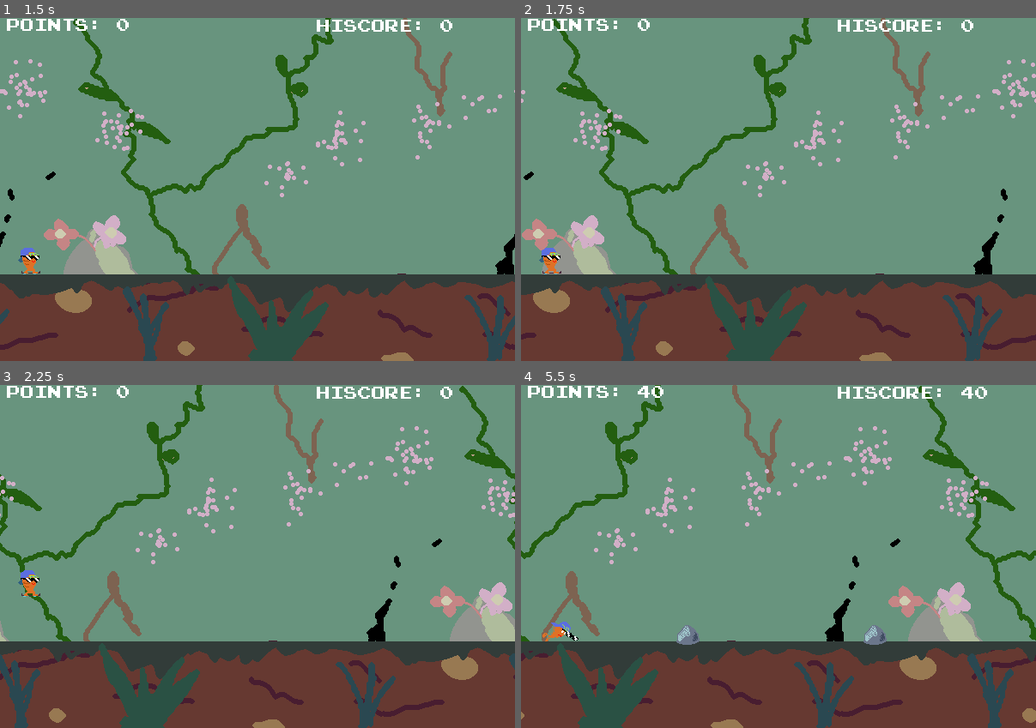
Above: before the commit, frames 1-4 (two rows, left to right).
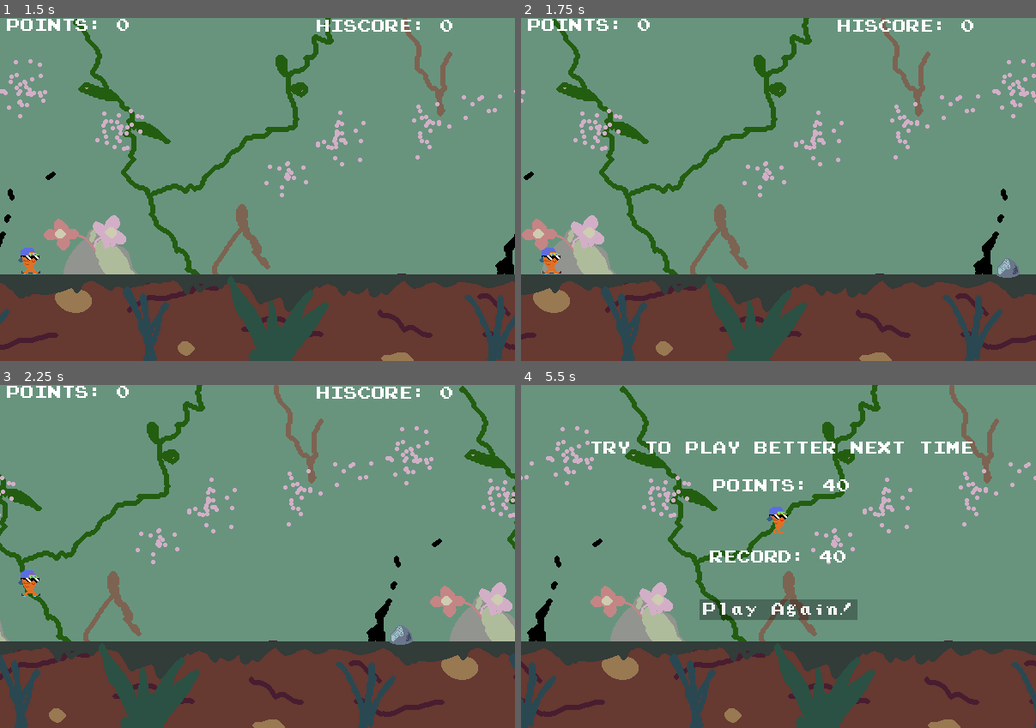
Above: after the commit, the same moments.

Repository: Hackerspace-IFUSP/GGJ2023
Game: Godot game, scene res://Scenes/Title_screen.tscn
Two runs of this game, one before a commit and one after it. Both use one fixed random seed, a clock stepped at 60 frames per second and the inputs below.
Inputs:
- Up to frame 1 (1.5 s): click "Play!" at 0.5 s; click "Play!" at 1.25 s
- Up to frame 2 (1.75 s): no input
- Up to frame 3 (2.25 s): hold Up (ui_up) from 2.03 s (still down)
- Up to frame 4 (5.5 s): release Up (ui_up) at 3.53 s; hold Down (ui_down) 3.53-4.28 s; hold Up (ui_up) from 4.28 s (still down)

Frame 1 is identical in both runs. In frame 2, 0.2% of the frame differs, in the area x 92-97%, y 70-76%; in frame 3, 0.2%; in frame 4, 27%, in the area x 0-100%, y 0-100%.

Commit message:
minor corrections

Diff:
--- a/Codes/Spawner.gd
+++ b/Codes/Spawner.gd
@@ -18,13 +18,13 @@
 func release():
 	var mob = enemy1.instantiate()
 	mob.position = position
-	get_parent().add_child(mob)
+	get_parent().add_child.call_deferred(mob)
 
 func release2():
 	var mob = enemy2.instantiate()
 	mob.position.x = position.x
 	mob.position.y = position.y - 50
-	get_parent().add_child(mob)
+	get_parent().add_child.call_deferred(mob)
 
 func _on_timer_timeout():
 	cont = randi() % 20 + 0
Not shown, changed: Music/Mad Bossa.ogg.import
Not shown: 1 places in Scenes/music.tscn that only renumber resources
Not shown, changed: Sprites/Colectablesl.png.import
Not shown, changed: Sprites/mushroom-Sheet.png.import
Not shown, changed: Sprites/parachuts-Sheet.png.import
Not shown, changed: Sprites/raiz radical-Sheet.png.import
Not shown, changed: Sprites/scenario_full (1).png.import
Not shown, changed: Sprites/scenario_full.png.import
Not shown, changed: icon.svg.import
Not shown, added: Executables/HTML/.zip
Not shown, added: Executables/LINUX/.zip
Not shown, added: Executables/WIN/.zip
